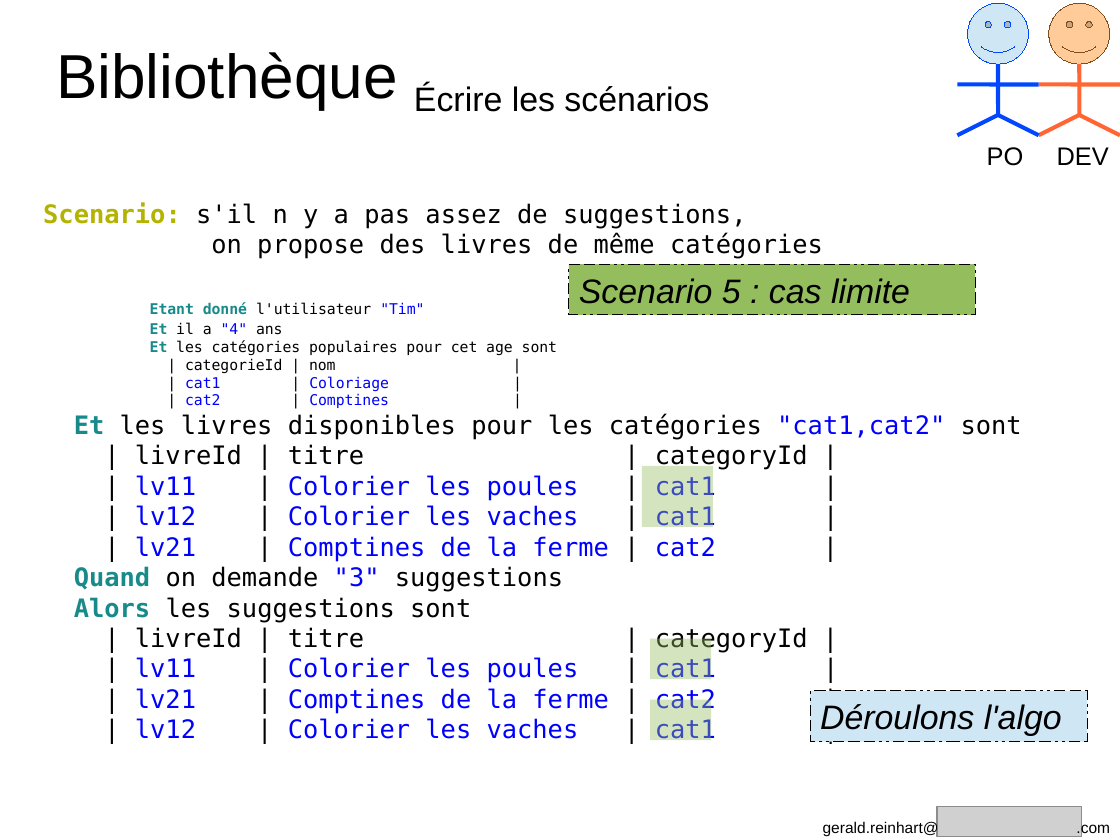
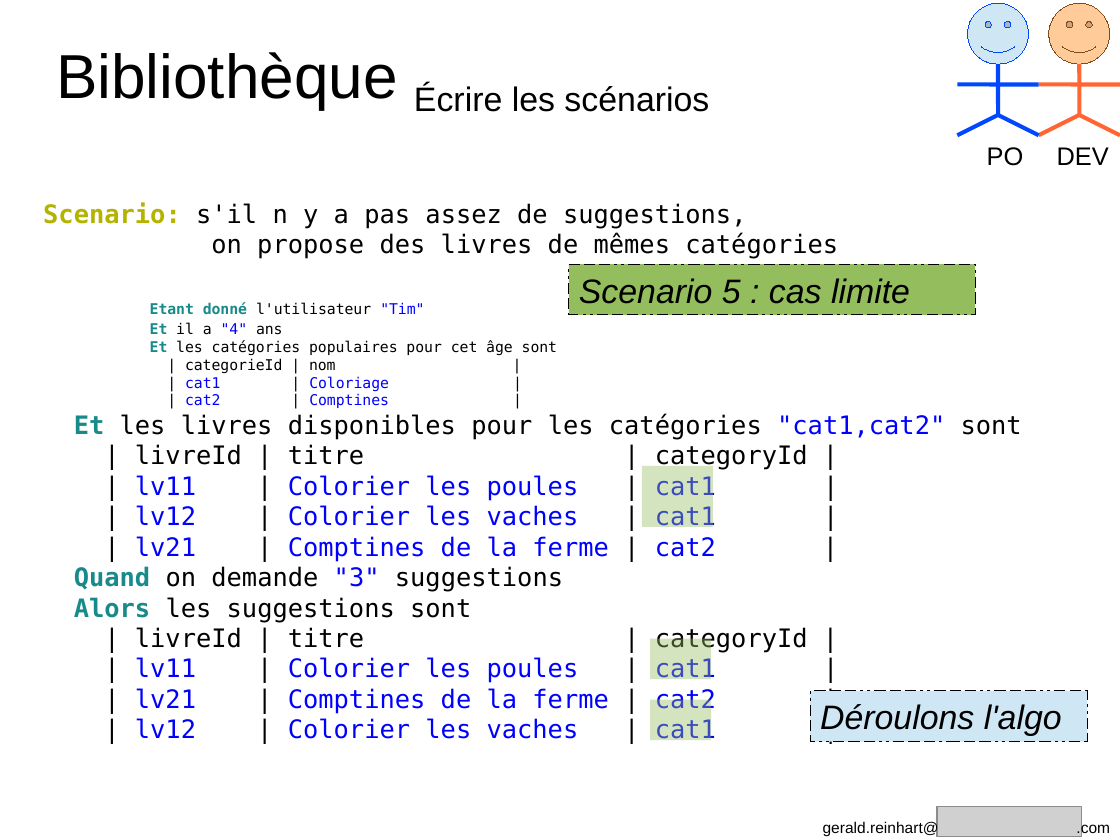
Before and after one commit to GeReinhart/dojo-bdd-library-ws-java, a slide deck: slide 28 of doc/BDD_presentation_agile_grenoble_2016.odp. Drawn at 1120x840 pixels with LibreOffice and Linux fonts; fonts in the diff are those of the drawing; grey boxes stand for pictures. Boxes give left, top, right and bottom in pixels: in the first picture for what was removed or moved away, otherwise in the second. Text is boxed around its words. In the diff, an @@ line names an element or a change of style, - is before the commit and + after.

```diff
--- a/doc/BDD_presentation_agile_grenoble_2016.odp
+++ b/doc/BDD_presentation_agile_grenoble_2016.odp
@@ text at (211, 233, 838, 259): text changed @@
-on propose des livres de même catégories
+on propose des livres de mêmes catégories
@@ text at (150, 340, 557, 355): text changed @@
-Et les catégories populaires pour cet age sont
+Et les catégories populaires pour cet âge sont
```
Also in this commit, not shown: 23 other slides changed, 1 other file.
